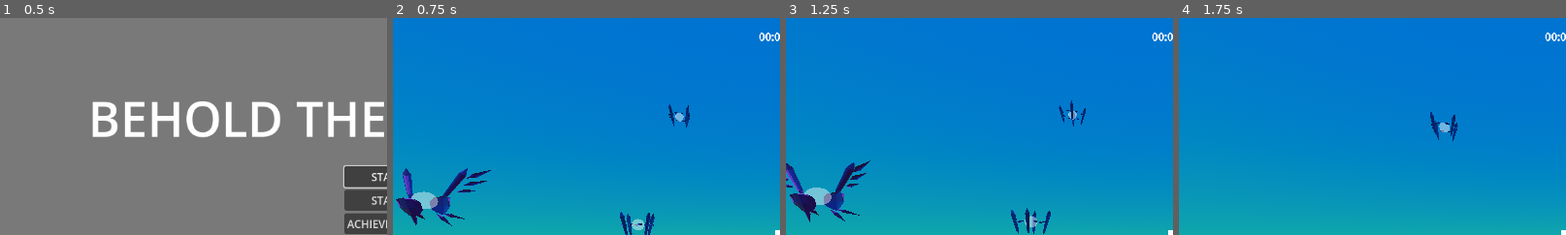
Above: before the commit, frames 1-4 (left to right).
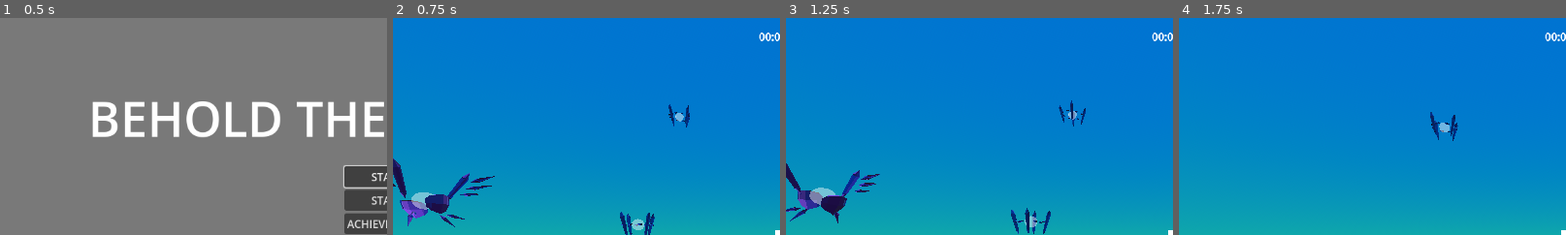
Above: after the commit, the same moments.

Repository: lucasrumney94/GodotGoneWild
Game: Godot game, scene res://Main/main_menu.tscn
Same seed, same stepped clock (60 frames per second), same inputs: the game is played once before the commit and once after it. The engine's default icon, where the game draws it, is replaced by a stand-in: a white triangle on a blue panel in a dark square.
Inputs (mouse positions are % of the whole screen's width and height, from its top left):
- Up to frame 1 (0.5 s): no input
- Up to frame 2 (0.75 s): click "START" at 0.5 s
- Up to frame 3 (1.25 s): no input
- Up to frame 4 (1.75 s): move the mouse to (55, 50) at 1.27 s; hold W (move_forward) from 1.28 s (still down); click (55, 50) at 1.35 s; tap Space (jump) at 1.52 s
The pictures show only the part of the screen within x 0-50%, y 0-50%; the shares and areas given below are measured in that part.

Frame 1 is identical in both runs. In frame 2, 2.4% of the frame differs, in the area x 0-27%, y 64-97%; in frame 3, 2.4%; in frame 4, nothing differs.

Commit message:
add rotation

Diff:
--- a/godot-wild-tower/Objects/Enemies/mobileenemy.gd
+++ b/godot-wild-tower/Objects/Enemies/mobileenemy.gd
@@ -13,6 +13,11 @@
 	pass
 
 func _physics_process(delta: float) -> void:
+	# calculate velocity
 	velocity = direction * distance * (sin(Time.get_ticks_msec() / 1000 / period)) * delta;
-	#position = originalPos + direction * distance * sin(Time.get_ticks_msec() / 1000 / period) * delta
+
+	# calculate look direction
+
+	var lookdir = atan2(velocity.x, velocity.z)
+	rotation.y = lookdir # TODO: use tweening instead of a set
 	move_and_slide()
